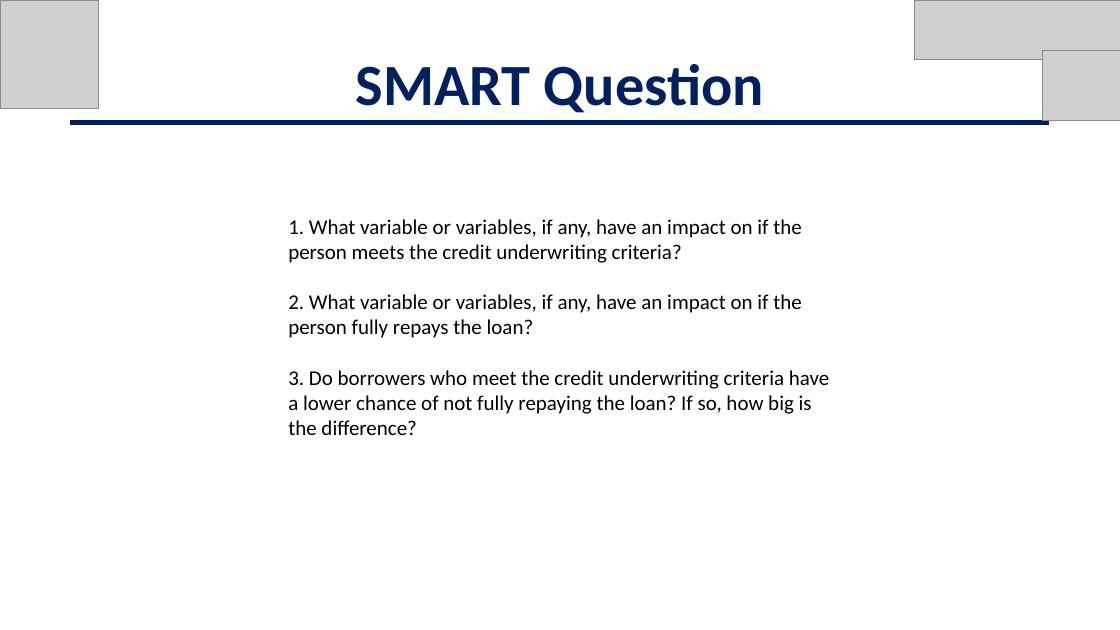
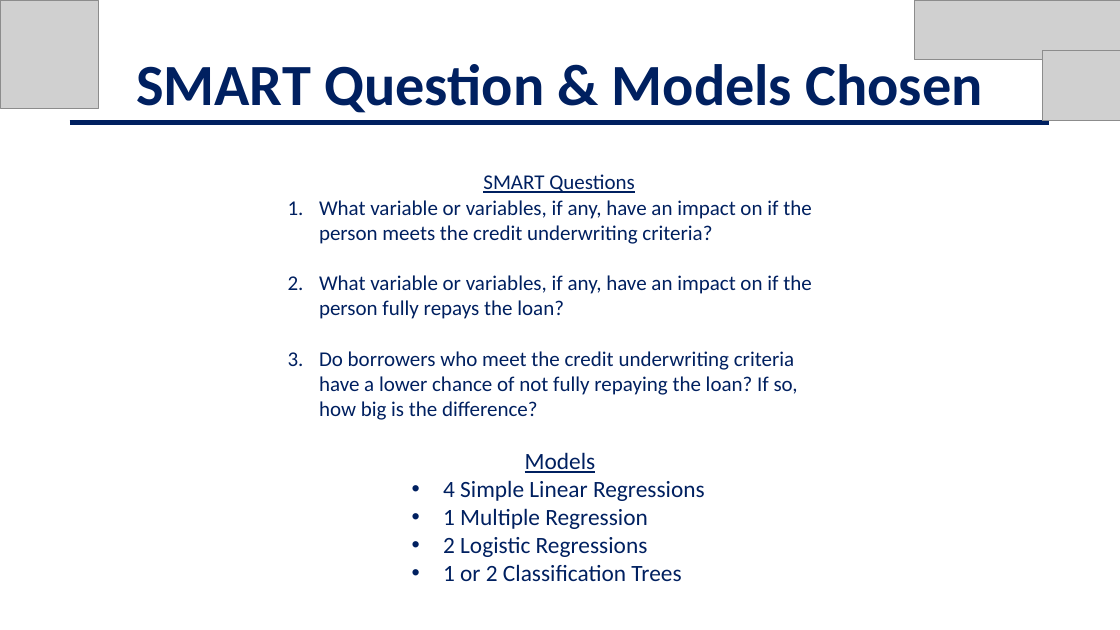
Before and after one commit to jschild01/JMB_DATS_6101, a slide deck: slide 7 of Project2/EDA_LendingClub_Slides - Project 2.pptx. Drawn at 1120x630 pixels with LibreOffice and Linux fonts; fonts in the diff are those of the drawing; grey boxes stand for pictures. Boxes give left, top, right and bottom in pixels: in the first picture for what was removed or moved away, otherwise in the second. Text is boxed around its words. In the diff, an @@ line names an element or a change of style, - is before the commit and + after.

```diff
--- a/Project2/EDA_LendingClub_Slides - Project 2.pptx
+++ b/Project2/EDA_LendingClub_Slides - Project 2.pptx
@@ text at [136,57,982,113]: text changed @@
-SMART Question
+SMART Question & Models Chosen
@@ text at [319,174,811,420]: text changed; text colour #000000 to #002060 @@
-1. What variable or variables, if any, have an impact on if the person meets the credit underwriting criteria?
-2. What variable or variables, if any, have an impact on if the person fully repays the loan?
-3. Do borrowers who meet the credit underwriting criteria have a lower chance of not fully repaying the loan? If so, how big is the difference?
+SMART Questions
+1. What variable or variables, if any, have an impact on if the person meets the credit underwriting criteria?
+2. What variable or variables, if any, have an impact on if the person fully repays the loan?
+3. Do borrowers who meet the credit underwriting criteria have a lower chance of not fully repaying the loan? If so, how big is the difference?
@@ text added at [443,452,705,581], 20 pt, text #002060 @@
+Models
+• 4 Simple Linear Regressions
+• 1 Multiple Regression
+• 2 Logistic Regressions
+• 1 or 2 Classification Trees
```
Also in this commit, not shown: 1 other slide changed, 1 slide removed.
